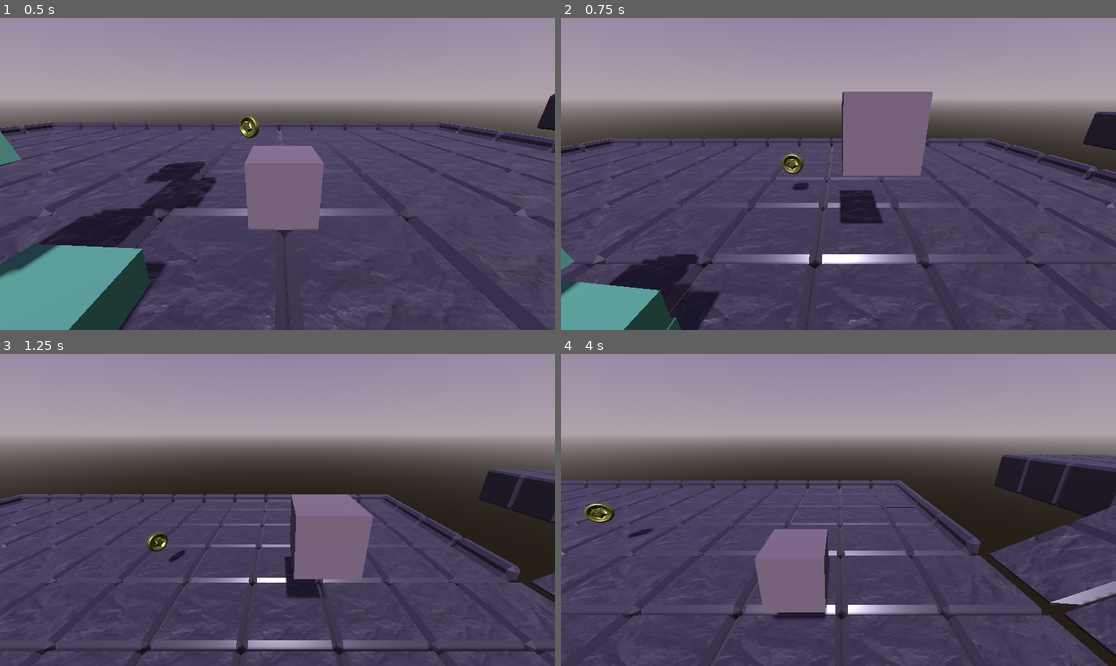
Above: before the commit, frames 1-4 (two rows, left to right).
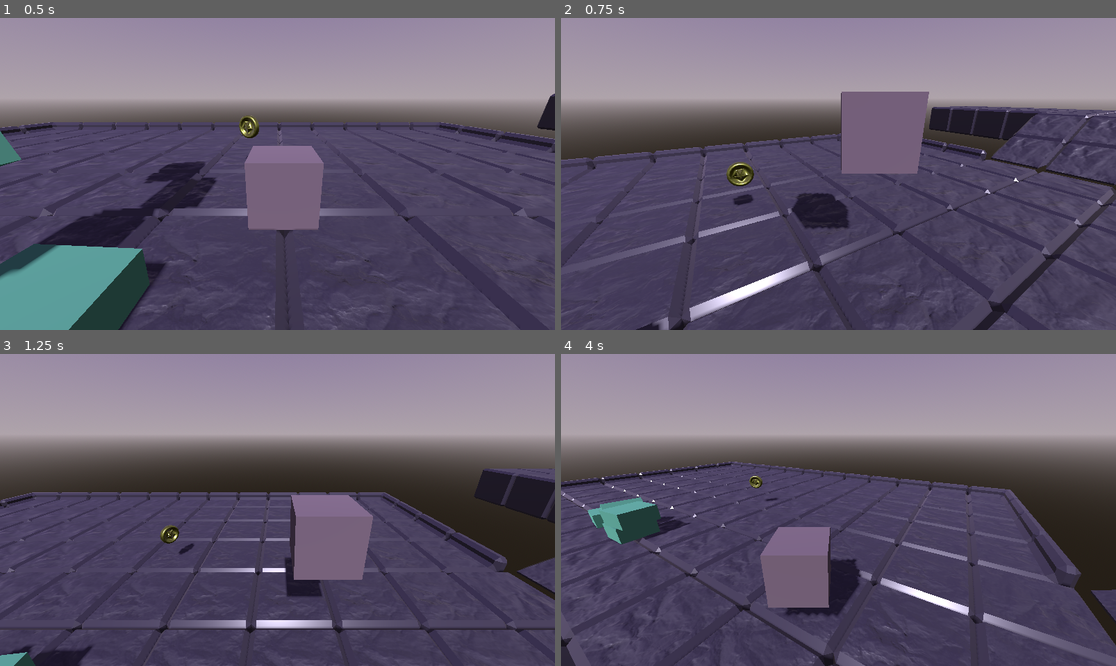
Above: after the commit, the same moments.

Repository: sodanhama/eternal-platform
Game: Godot game, scene res://level_1.tscn
The game is run twice, just before and just after one commit, with the same random seed, the same clock (stepped at 60 frames per second) and the same inputs. The project has no main scene, so this scene is started directly.
Inputs:
- Up to frame 1 (0.5 s): no input
- Up to frame 2 (0.75 s): tap Enter (ui_accept) at 0.5 s; hold Right (ui_right) from 0.53 s (still down); tap A (cam_left, bound only after the commit) at 0.6 s
- Up to frame 3 (1.25 s): keep holding Right (ui_right); tap Enter (ui_accept) at 0.77 s; tap D (cam_right, bound only after the commit) at 0.8 s
- Up to frame 4 (4 s): release Right (ui_right) at 1.28 s; hold Down (ui_down) 1.28-2.03 s; tap D (cam_right, bound only after the commit) at 1.35, 2.3, 2.85, 3.8 s; tap Enter (ui_accept) at 1.52, 3.02, 3.77 s; tap A (cam_left, bound only after the commit) at 1.55, 2.1, 3.05 s; hold Right (ui_right) 2.03-2.78 s; hold Up (ui_up) 2.78-3.53 s; hold Left (ui_left) from 3.53 s (still down); tap Alt at 3.6 s

Frame 1 is identical in both runs. In frame 2, 19% of the frame differs, in the area x 0-100%, y 23-100%; in frame 3, 7.9%; in frame 4, 19%, in the area x 0-100%, y 32-100%.

Commit message:
fixed camera, fixed character orientation, added level ground

Diff:
--- a/player.gd
+++ b/player.gd
@@ -5,8 +5,16 @@
 const JUMP_VELOCITY = 10
 
 
+var xform : Transform3D
+
+
 func _physics_process(delta: float) -> void:
+	#Rotate the camera left or right
+	if Input.is_action_just_pressed('cam_left'):
+		$Camera_Controller.rotate_y(deg_to_rad(-30))
 
+	elif Input.is_action_just_pressed('cam_right'):
+		$Camera_Controller.rotate_y(deg_to_rad(30))
 
 	# Add the gravity.
 	if not is_on_floor():
@@ -19,7 +27,25 @@
 	# Get the input direction and handle the movement/deceleration.
 	# As good practice, you should replace UI actions with custom gameplay actions.
 	var input_dir := Input.get_vector("ui_left", "ui_right", "ui_up", "ui_down")
-	var direction := (transform.basis * Vector3(input_dir.x, 0, input_dir.y)).normalized()
+
+
+	#Move camera
+	var direction : Vector3 = ($Camera_Controller.transform.basis * Vector3(input_dir.x, 0, input_dir.y)).normalized()
+
+	#Rotate the character mesh towards the opposite direction of camera
+	if input_dir != Vector2(0,0):
+		$MeshInstance3D.rotation_degrees.y = $Camera_Controller.rotation_degrees.y - rad_to_deg(input_dir.angle()) -90
+
+	# Rotate the character in order for it to be aligned with the floor
+	if is_on_floor():
+		align_with_floor($RayCast3D.get_collision_normal())
+		global_transform = global_transform.interpolate_with(xform, 0.3)
+	elif not is_on_floor():
+		align_with_floor(Vector3.UP)
+		global_transform = global_transform.interpolate_with(xform, 0.3)
+
+
+	# update the velocity and move the character
 	if direction:
 		velocity.x = direction.x * SPEED
 		velocity.z = direction.z * SPEED
@@ -30,3 +56,9 @@
 	move_and_slide()
 	#Mak	e camera controller match the position of myself
 	$Camera_Controller.position = lerp($Camera_Controller.position,position,0.1)
+
+func align_with_floor(floor_normal):
+	xform = global_transform
+	xform.basis.y = floor_normal
+	xform.basis.x = -xform.basis.z.cross(floor_normal)
+	xform.basis = xform.basis.orthonormalized()
--- a/player.tscn
+++ b/player.tscn
@@ -8,6 +8,8 @@
 [sub_resource type="BoxMesh" id="BoxMesh_sh265"]
 material = SubResource("StandardMaterial3D_4flbx")
 
+[sub_resource type="CylinderMesh" id="CylinderMesh_4flbx"]
+
 [sub_resource type="BoxShape3D" id="BoxShape3D_4flbx"]
 
 [node name="Player" type="CharacterBody3D"]
@@ -15,6 +17,10 @@
 
 [node name="MeshInstance3D" type="MeshInstance3D" parent="."]
 mesh = SubResource("BoxMesh_sh265")
+
+[node name="Face" type="MeshInstance3D" parent="MeshInstance3D"]
+transform = Transform3D(0.609612, 0, 0, 0, 2.07189e-09, 0.609612, 0, 0.0473993, -2.6647e-08, 0, -2.20813e-08, -0.505162)
+mesh = SubResource("CylinderMesh_4flbx")
 
 [node name="CollisionShape3D" type="CollisionShape3D" parent="."]
 shape = SubResource("BoxShape3D_4flbx")
@@ -27,3 +33,5 @@
 
 [node name="Camera3D" type="Camera3D" parent="Camera_Controller/Camera_Target"]
 current = true
+
+[node name="RayCast3D" type="RayCast3D" parent="."]
--- a/project.godot
+++ b/project.godot
@@ -18,6 +18,19 @@
 
 enabled=PackedStringArray("res://addons/godot_super-wakatime/plugin.cfg")
 
+[input]
+
+cam_left={
+"deadzone": 0.2,
+"events": [Object(InputEventKey,"resource_local_to_scene":false,"resource_name":"","device":-1,"window_id":0,"alt_pressed":false,"shift_pressed":false,"ctrl_pressed":false,"meta_pressed":false,"pressed":false,"keycode":0,"physical_keycode":65,"key_label":0,"unicode":97,"location":0,"echo":false,"script":null)
+]
+}
+cam_right={
+"deadzone": 0.2,
+"events": [Object(InputEventKey,"resource_local_to_scene":false,"resource_name":"","device":-1,"window_id":0,"alt_pressed":false,"shift_pressed":false,"ctrl_pressed":false,"meta_pressed":false,"pressed":false,"keycode":0,"physical_keycode":68,"key_label":0,"unicode":100,"location":0,"echo":false,"script":null)
+]
+}
+
 [physics]
 
 3d/default_gravity=20.0
Not shown: 1 places in player.tscn that only renumber resources
